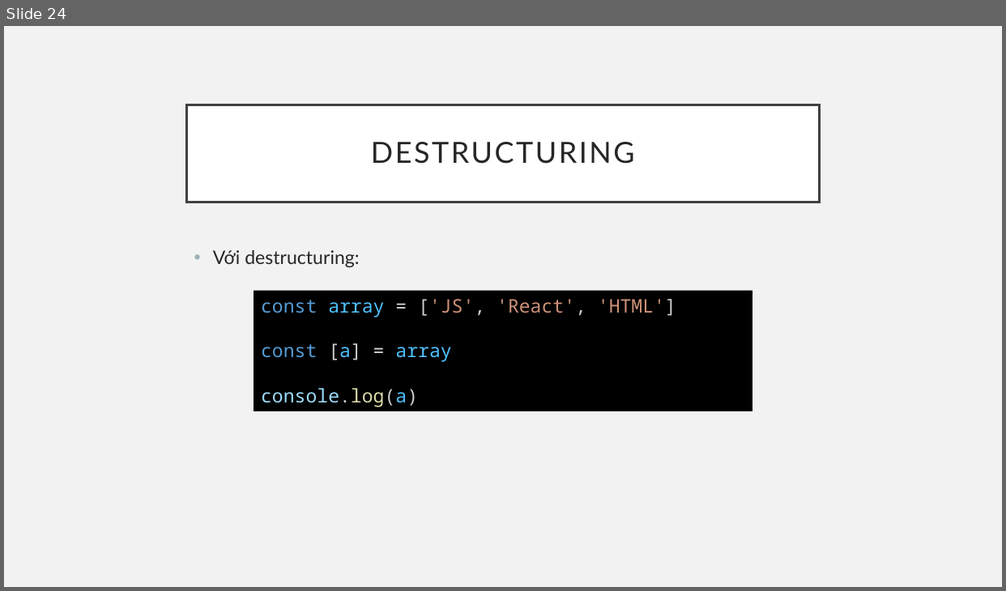
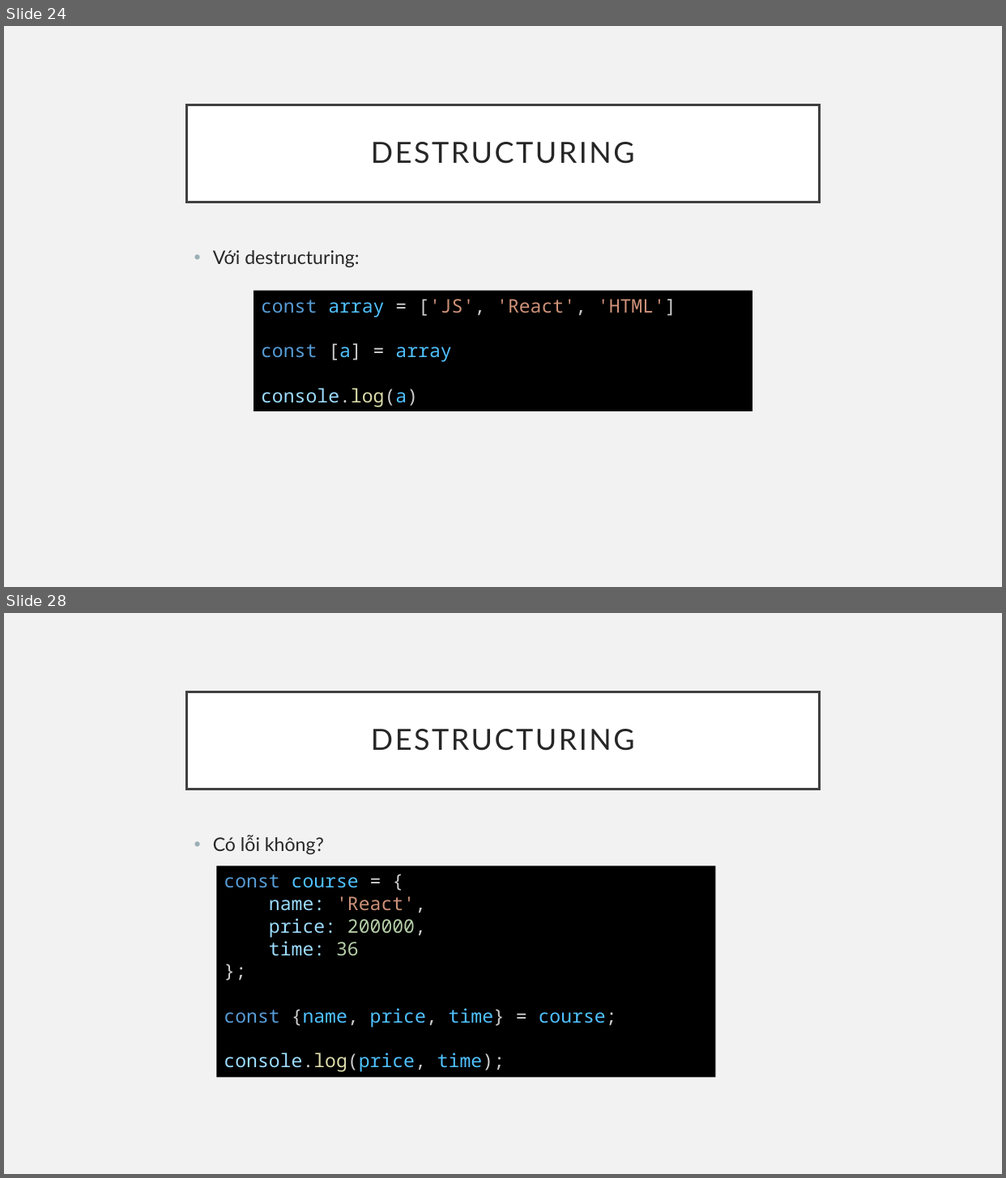
Before and after one commit to sobbingwind/React, a slide deck: ES6_2.pptx. Shown one above the other, each under a label of ours: slide 24 before the commit, slides 24 and 28 after it; the slides between them are not shown. The pictures are 1006x591 and 1006x1178 pixels, drawn with LibreOffice and Linux fonts; fonts in the diff are those of the drawing. Boxes give left, top, right and bottom in pixels: in the first picture for what was removed or moved away, otherwise in the second. Text is boxed around its words. In the diff, an @@ line names an element or a change of style, - is before the commit and + after.

```diff
--- a/ES6_2.pptx
+++ b/ES6_2.pptx
@@ slide 28 added at bbox=[4, 613, 1002, 1174], background #F2F2F2 @@
@@ title added at bbox=[187, 692, 819, 789], fill #FFFFFF, outline #404040 2.5 pt, 28 pt, text #262626 @@
+DESTRUCTURING
@@ text added at bbox=[213, 835, 324, 855], 18 pt, text #262626 @@
+• Có lỗi không?
@@ rectangle added at bbox=[216, 866, 716, 1078], fill #000000, 18 pt, text #4FC1FF @@
+const course = {
+name: 'React',
+price: 200000,
+time: 36
+};
+const {name, price, time} = course;
+console.log(price, time);
```
Also in this commit, not shown: 47 other slides added.
